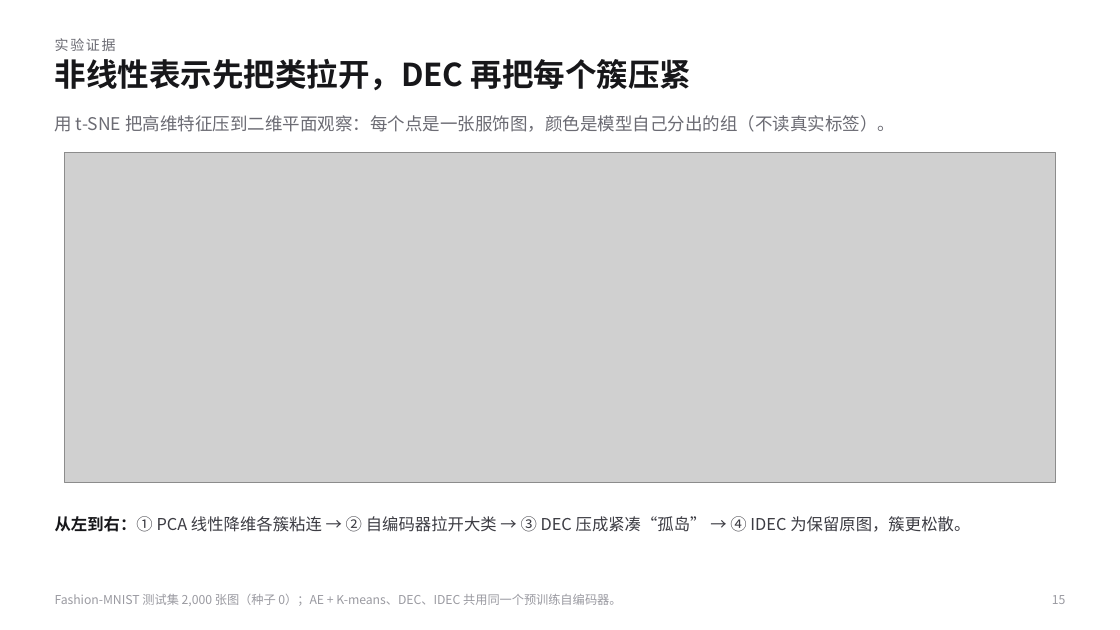
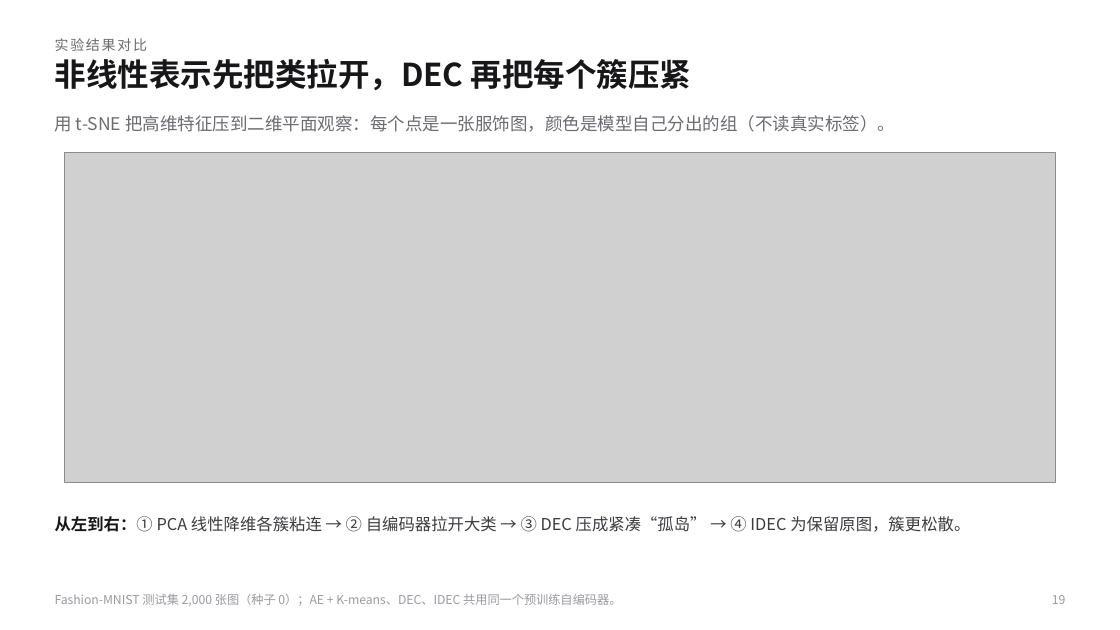
Before and after one commit to KQYaili/DeepClustering-Survey, a slide deck: slide 19 of presentation/deep-clustering-evolution-selection-guide.pptx (slide 15 before the commit). Drawn at 1120x630 pixels with LibreOffice and Linux fonts; fonts in the diff are those of the drawing; grey boxes stand for pictures. Boxes give left, top, right and bottom in pixels: in the first picture for what was removed or moved away, otherwise in the second. Text is boxed around its words. In the diff, an @@ line names an element or a change of style, - is before the commit and + after.

```diff
--- a/presentation/deep-clustering-evolution-selection-guide.pptx
+++ b/presentation/deep-clustering-evolution-selection-guide.pptx
@@ text at (55, 38, 148, 51): text changed @@
-实验证据
+实验结果对比
```
Also in this commit, not shown: 11 other slides changed, 5 slides added, 1 slide removed, 33 other files.
